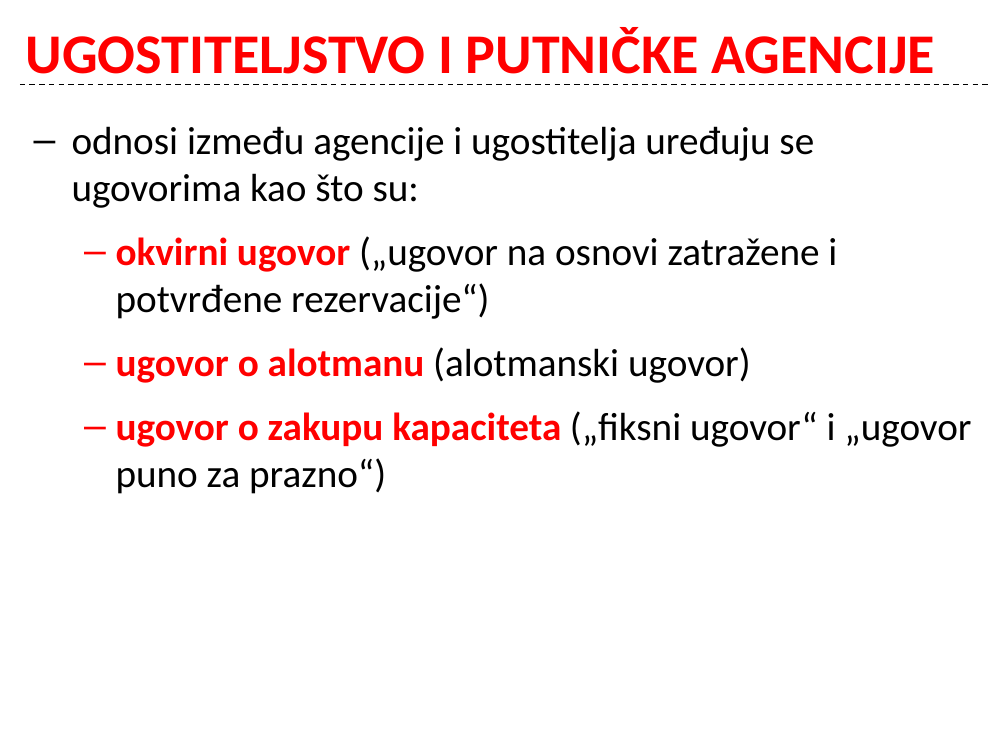
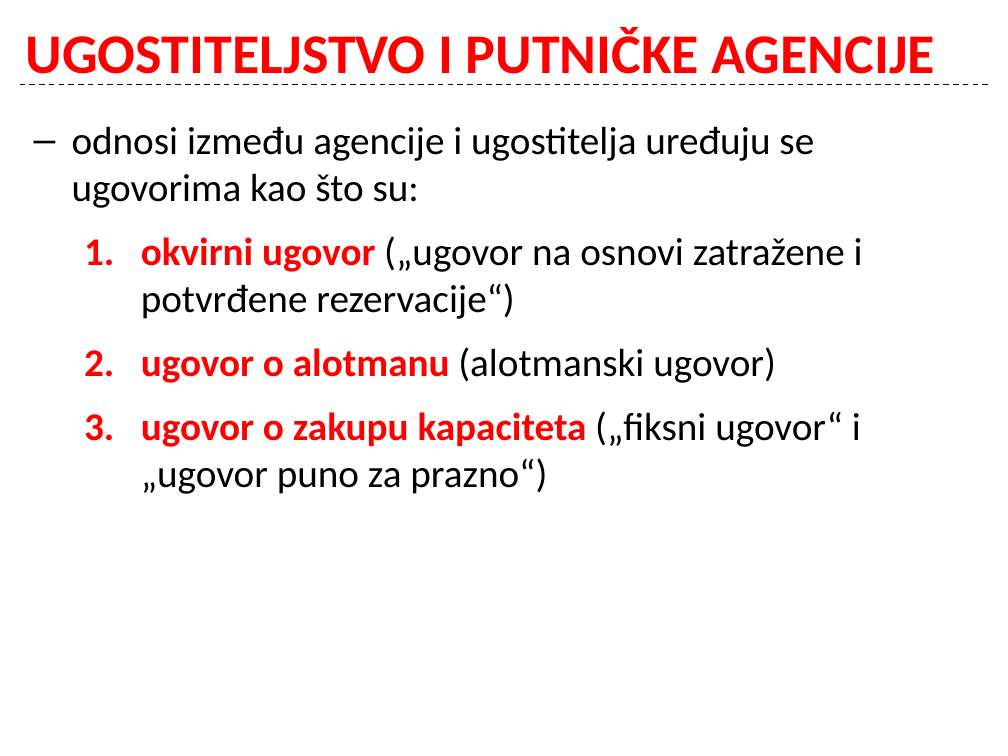
Before and after one commit to cornx/print, a slide deck: slide 13 of data/organizacija/002_Ugostiteljstvo_kao_gosp_djelatnost.pptx. Drawn at 1008x756 pixels with LibreOffice and Linux fonts; fonts in the diff are those of the drawing. Boxes give left, top, right and bottom in pixels: in the first picture for what was removed or moved away, otherwise in the second. Text is boxed around its words. In the diff, an @@ line names an element or a change of style, - is before the commit and + after.

```diff
--- a/data/organizacija/002_Ugostiteljstvo_kao_gosp_djelatnost.pptx
+++ b/data/organizacija/002_Ugostiteljstvo_kao_gosp_djelatnost.pptx
@@ text at (141, 236, 863, 494): bullet – to 1. @@
```
Also in this commit, not shown: 8 other slides changed, 2 slides added.
